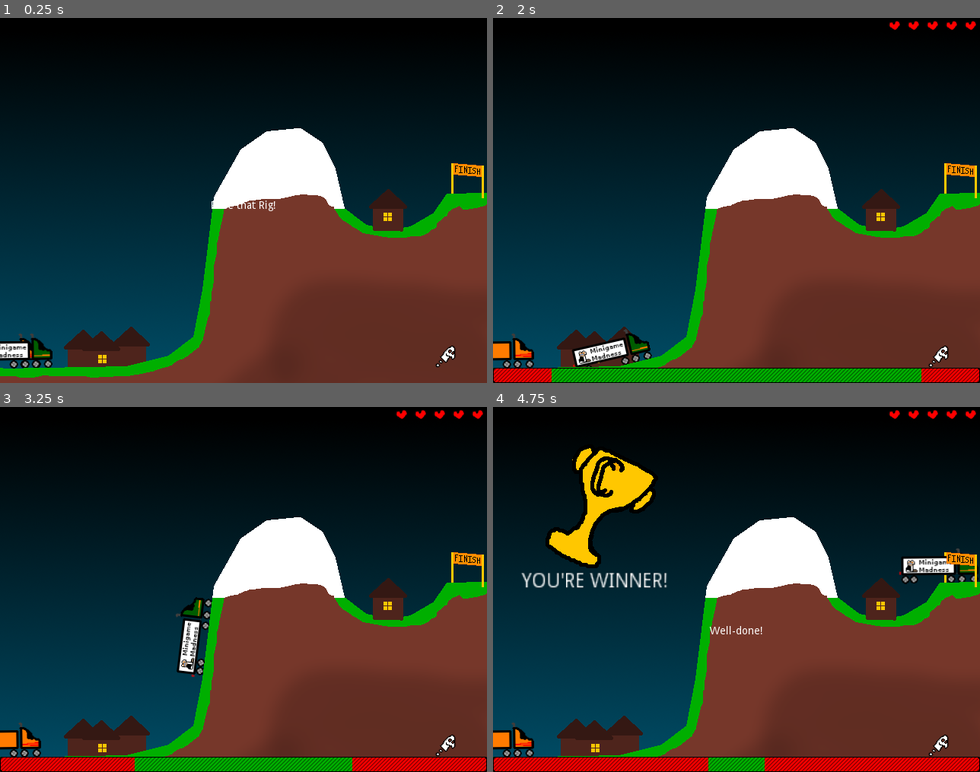
Above: before the commit, frames 1-4 (two rows, left to right).
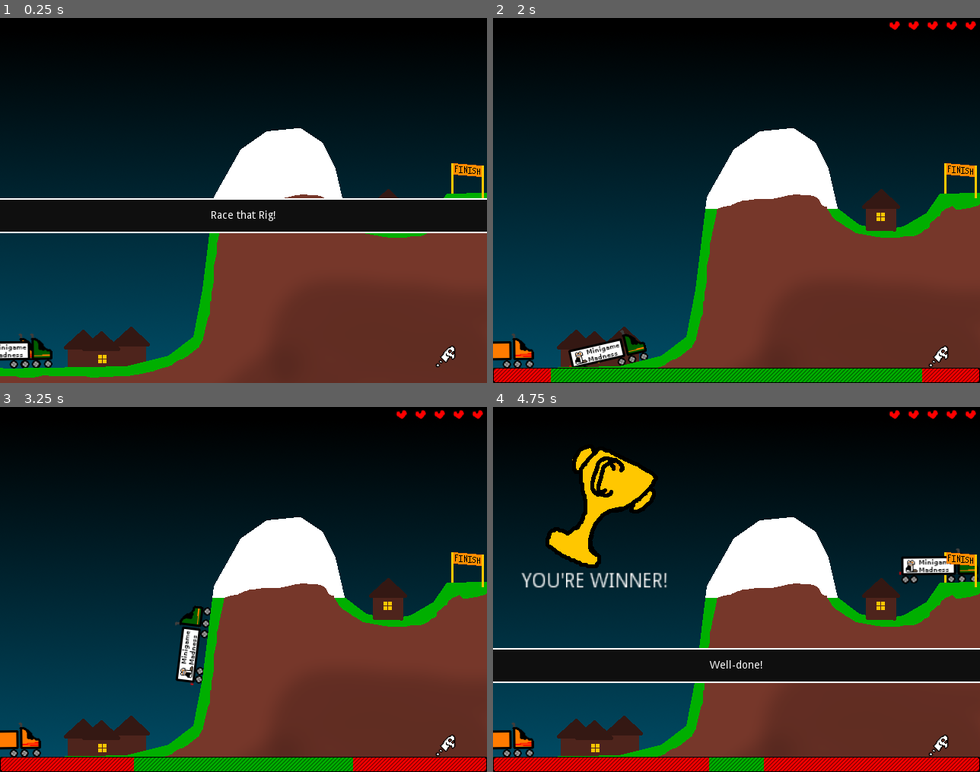
Above: after the commit, the same moments.

Repository: swashdev/minigame-madness
Game: Godot game, scene res://master/scenes/main.tscn
The game is run twice, just before and just after one commit, with the same random seed, the same clock (stepped at 60 frames per second) and the same inputs.
Inputs:
- Up to frame 1 (0.25 s): no input
- Up to frame 2 (2 s): hold Space (action) 0.53-1.28 s; hold Right (move_right) from 0.53 s (still down); tap Up (move_up) at 0.77, 1.52 s; tap Space (action) at 1.35 s
- Up to frame 3 (3.25 s): release Right (move_right) at 2.03 s; hold Left (move_left) 2.03-2.78 s; hold Space (action) 2.03-2.78 s; hold Right (move_right) from 2.78 s (still down); tap Space (action) at 2.85 s; tap Up (move_up) at 3.02 s
- Up to frame 4 (4.75 s): hold Space (action) 3.53-4.28 s; tap Up (move_up) at 3.77, 4.52 s; release Right (move_right) at 4.28 s; hold Left (move_left) from 4.28 s (still down); tap Space (action) at 4.35 s

The runs differ from the first frame. In frame 1, 9.5% of the frame differs, in the area x 0-100%, y 49-59%; in frame 2, 0.6%; in frame 3, 0.8%; in frame 4, 9.7%, in the area x 0-100%, y 60-100%.

Commit message:
[MASTER] add a box to go around the instructions.
The `InstructionLabel` now has a box which is drawn around it using
`ColorRect` objects.  Originally I was going to do it with theming but
it turns out that in order to do that I would have to have an entire
Godot GUI theme embedded in the object and frankly fuck that.

The positions associated with the "center" of the screen have been
adjusted to recenter the instruction label in-game.  I still don't know
what's causing that bug where it appears in the middle at the start of
the game.

Diff:
--- a/master/scenes/in-game_HUD.tscn
+++ b/master/scenes/in-game_HUD.tscn
@@ -22,8 +22,8 @@
 anchor_top = 0.5
 anchor_right = 1.0
 anchor_bottom = 0.5
-margin_top = -7.0
-margin_bottom = 7.0
+margin_top = -27.0
+margin_bottom = 13.0
 text = "swashberry made this!"
 align = 1
 valign = 1
@@ -31,6 +31,22 @@
 __meta__ = {
 "_edit_use_anchors_": false
 }
+
+[node name="ColorRect" type="ColorRect" parent="InstructionLabel"]
+show_behind_parent = true
+margin_top = -1.0
+margin_right = 640.0
+margin_bottom = 41.0
+color = Color( 0, 0, 0, 0.941176 )
+__meta__ = {
+"_edit_use_anchors_": false
+}
+
+[node name="ColorRect" type="ColorRect" parent="InstructionLabel/ColorRect"]
+show_behind_parent = true
+margin_top = -2.0
+margin_right = 640.0
+margin_bottom = 44.0
 
 [node name="LifeCounter" type="TextureProgress" parent="."]
 visible = false
--- a/master/scripts/hud/instruction_label.gd
+++ b/master/scripts/hud/instruction_label.gd
@@ -22,7 +22,7 @@
 # The x value for which the message will be considered to be "centered"
 const MESSAGE_CENTER_X: int = 0
 # The y value for same.
-const MESSAGE_CENTER_Y: int = 233
+const MESSAGE_CENTER_Y: int = 213
 
 # The label's current animation.
 var _current_animation = LabelAnimation.NONE
--- a/master/scripts/main.gd
+++ b/master/scripts/main.gd
@@ -84,7 +84,7 @@
 	played = played + 1
 	if list_minigames.size() == 0:
 		# Show a win message if there are no minigames left.
-		$InGameHUD.message( "You're Winner!", $InGameHUD.MESSAGE_FROM_RIGHT )
+		$InGameHUD.message( "You're Winner!" )
 	else:
 		get_minigame()
 		setup_minigame( current_minigame[0] )
@@ -136,6 +136,6 @@
 		$MinigameCanvas.cleanup()
 
 		if( lives <= 0 ):
-			$InGameHUD.message( "You lose!", $InGameHUD.MESSAGE_FROM_RIGHT )
+			$InGameHUD.message( "You lose!" )
 		else:
 			do_next_minigame()
